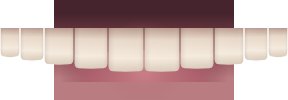
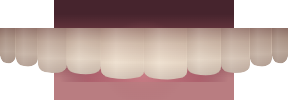
The second w=288, h=100 image is a revision of the first. Changes to its layers:
painted on "teeth" over [left=0, top=28, right=288, bottom=80]
